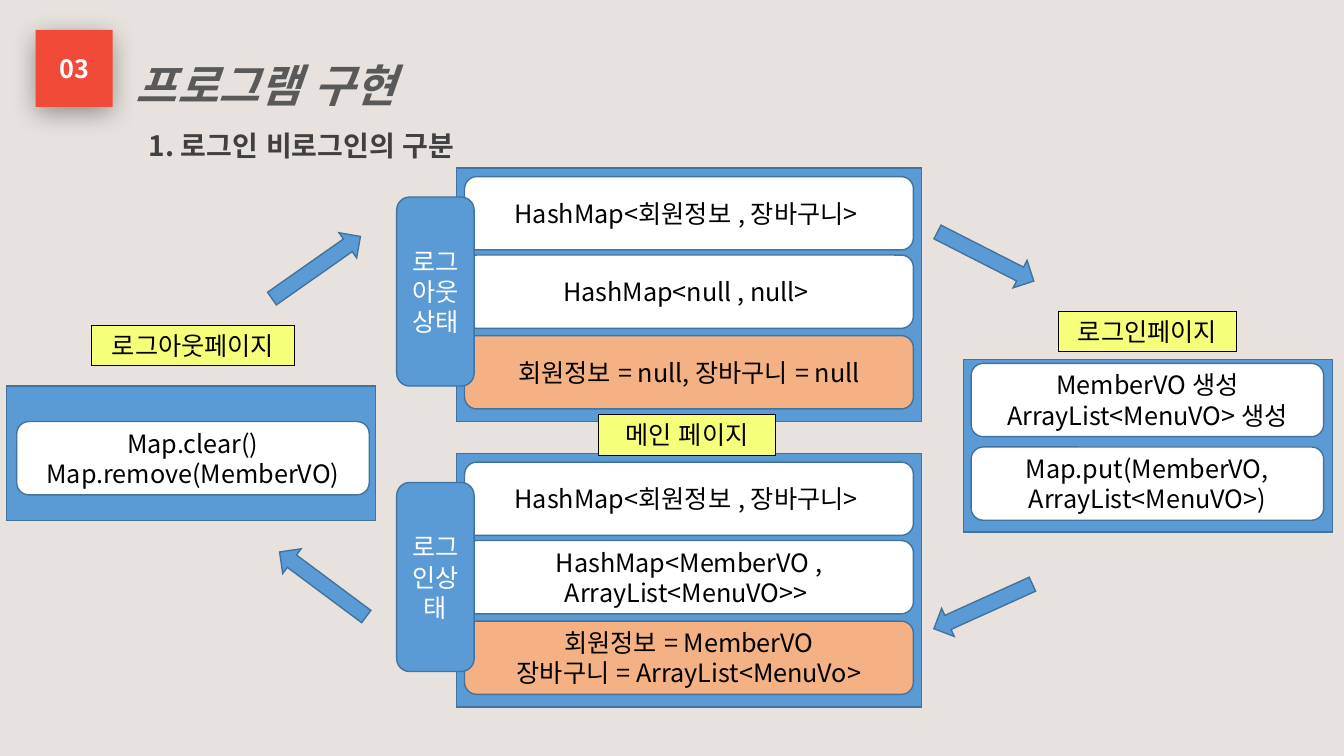
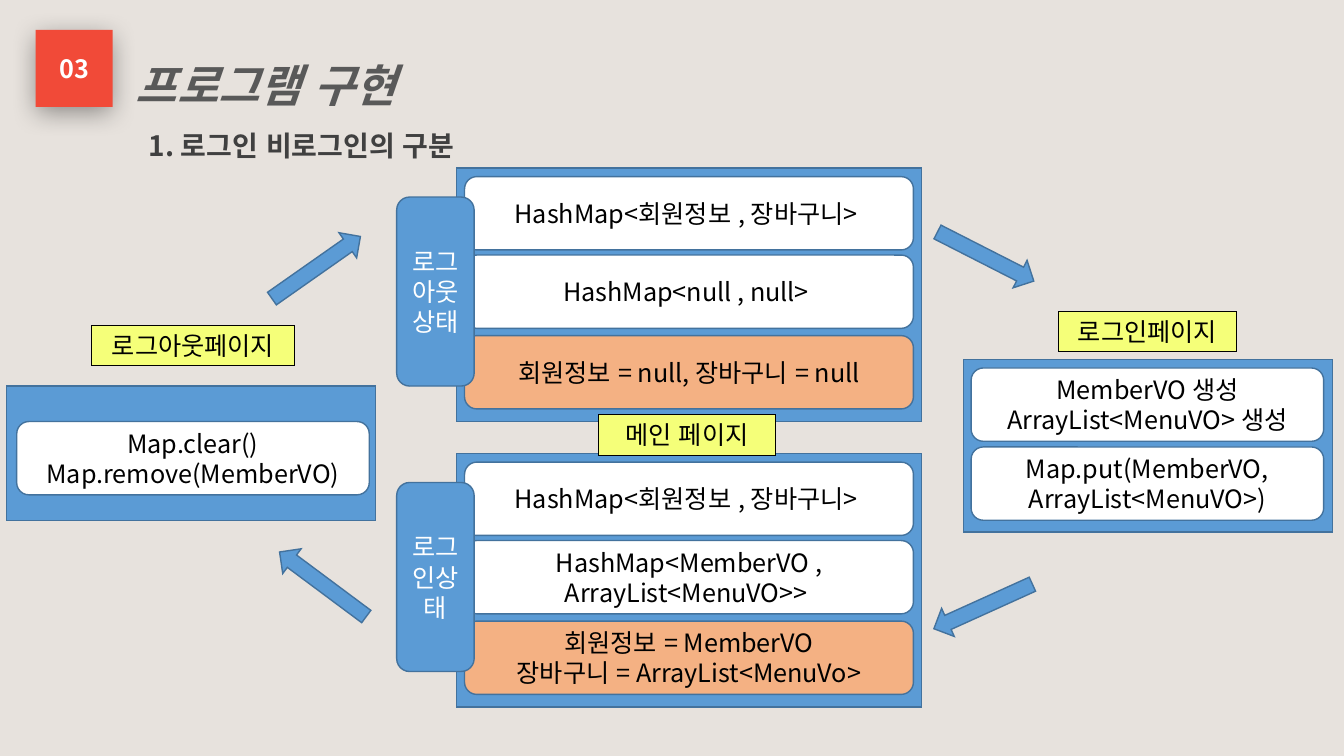
Before and after one commit to phoresis92/restaurant, a slide deck: slide 10 of 프로젝트 기획서/프로젝트 계획서.pptx (slide 8 before the commit). Drawn at 1344x756 pixels with LibreOffice and Linux fonts; fonts in the diff are those of the drawing. Boxes give left, top, right and bottom in pixels: in the first picture for what was removed or moved away, otherwise in the second. Text is boxed around its words. In the diff, an @@ line names an element or a change of style, - is before the commit and + after.

```diff
--- a/프로젝트 기획서/프로젝트 계획서.pptx
+++ b/프로젝트 기획서/프로젝트 계획서.pptx
@@ rounded rectangle "MemberVO 생성": place and size @@
-rounded rectangle "MemberVO 생성" at (971, 364, 1324, 438)
+rounded rectangle "MemberVO 생성" at (971, 368, 1324, 442)
```
Also in this commit, not shown: 12 other slides changed, 3 slides added, 11 other files.
